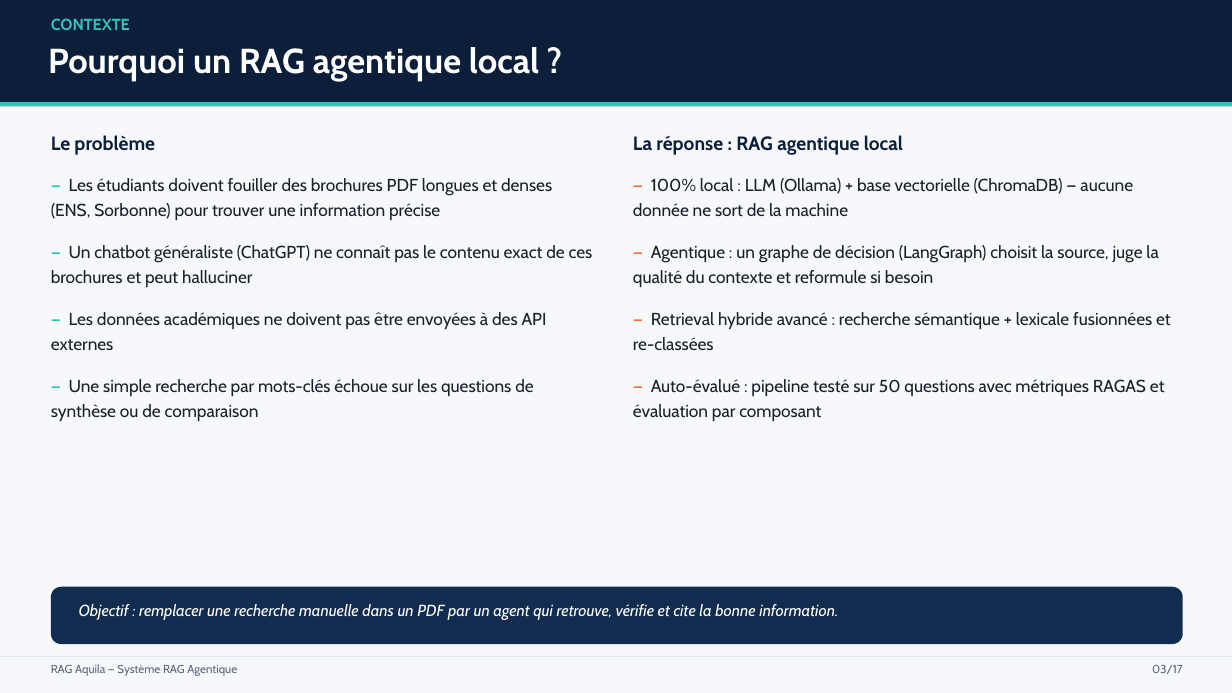
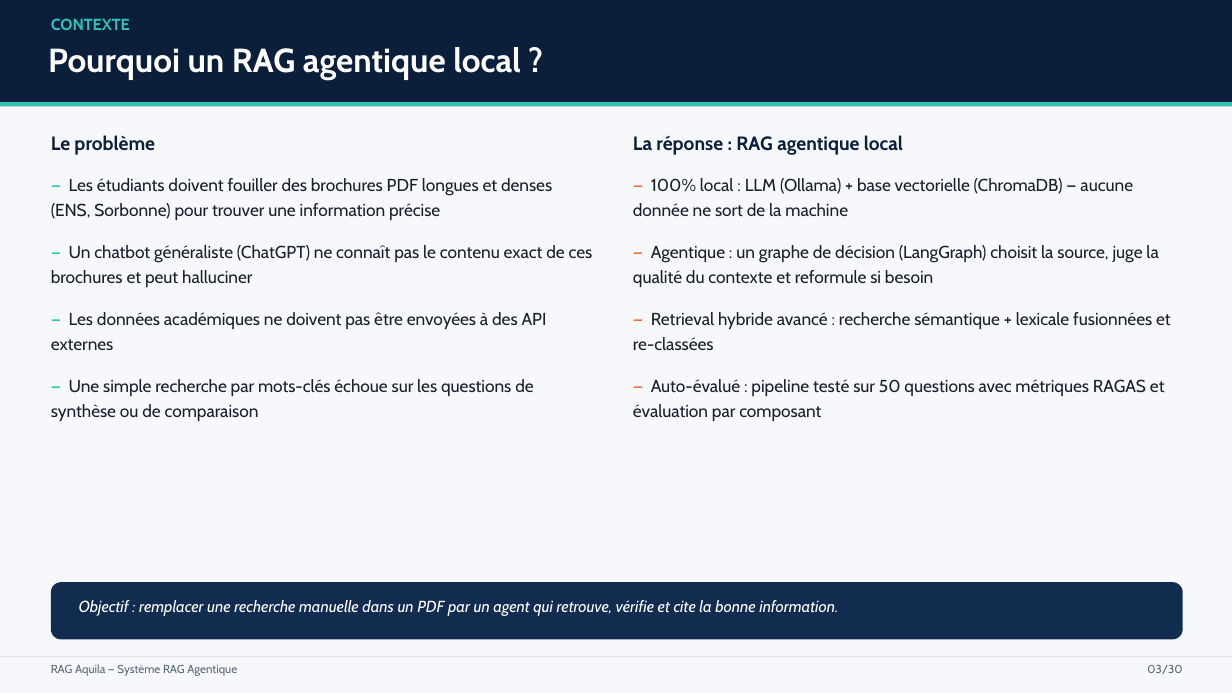
Before and after one commit to paulhenriduranton-collab/RAG_Aquila, a slide deck: slide 3 of Presentation_RAG_Aquila.pptx. Drawn at 1232x693 pixels with LibreOffice and Linux fonts; fonts in the diff are those of the drawing. Boxes give left, top, right and bottom in pixels: in the first picture for what was removed or moved away, otherwise in the second. Text is boxed around its words. In the diff, an @@ line names an element or a change of style, - is before the commit and + after.

```diff
--- a/Presentation_RAG_Aquila.pptx
+++ b/Presentation_RAG_Aquila.pptx
@@ text "Pourquoi un RAG agentique local ..." at (48, 47, 521, 80): size 27 to 26 pt @@
@@ rounded rectangle: place and size @@
-rounded rectangle at (51, 587, 1183, 644)
+rounded rectangle at (51, 582, 1183, 640)
@@ text "Objectif : remplacer une recherche ...": place and size @@
-text "Objectif : remplacer une recherche ..." at (79, 604, 838, 620)
+text "Objectif : remplacer une recherche ..." at (79, 600, 838, 616)
@@ text at (1147, 665, 1182, 674): text changed @@
-03/17
+03/30
```
Also in this commit, not shown: 13 other slides changed, 16 slides added, 3 slides removed, 1 other file.
